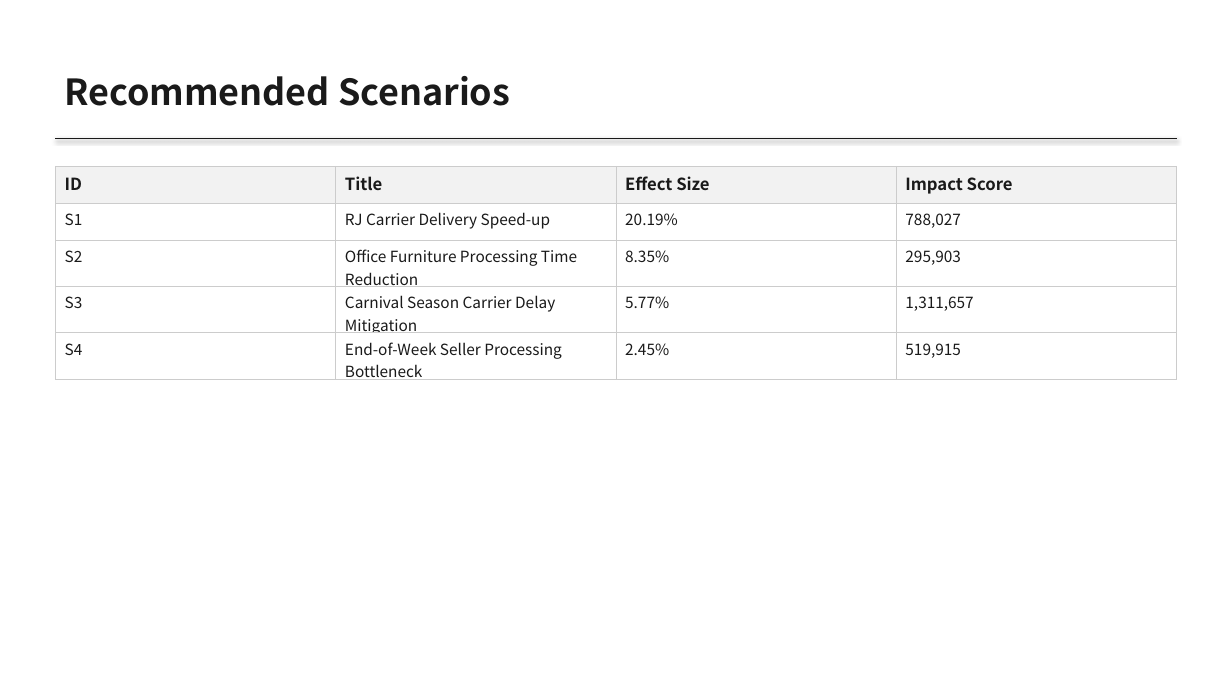
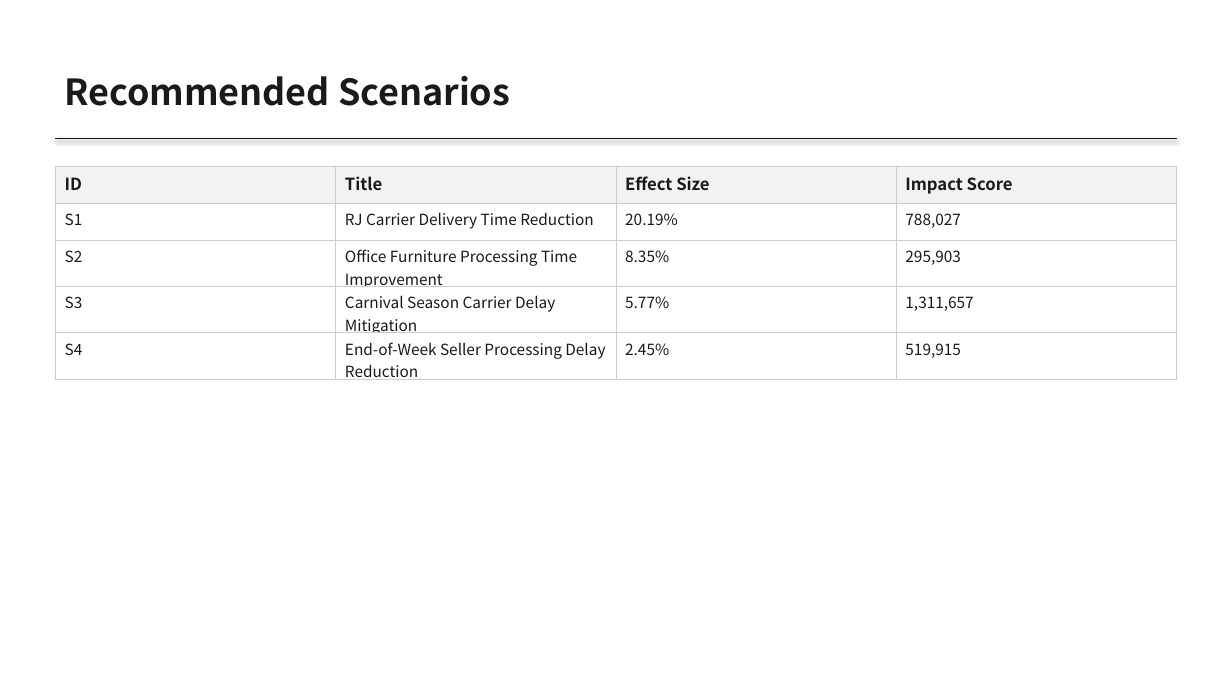
Before and after one commit to JunheePark0224/Olist-BPM-Agent, a slide deck: slide 10 of agent/outputs/executive_report.pptx. Drawn at 1232x693 pixels with LibreOffice and Linux fonts; fonts in the diff are those of the drawing. Boxes give left, top, right and bottom in pixels: in the first picture for what was removed or moved away, otherwise in the second. Text is boxed around its words. In the diff, an @@ line names an element or a change of style, - is before the commit and + after.

```diff
--- a/agent/outputs/executive_report.pptx
+++ b/agent/outputs/executive_report.pptx
@@ table at [55, 166, 1176, 384] @@
-row 2, column 2: RJ Carrier Delivery Speed-up
+row 2, column 2: RJ Carrier Delivery Time Reduction
-row 3, column 2: Office Furniture Processing Time Reduction
+row 3, column 2: Office Furniture Processing Time Improvement
-row 5, column 2: End-of-Week Seller Processing Bottleneck
+row 5, column 2: End-of-Week Seller Processing Delay Reduction
```
Also in this commit, not shown: 6 other slides changed, 2 slides added, 2 slides removed, 33 other files.
